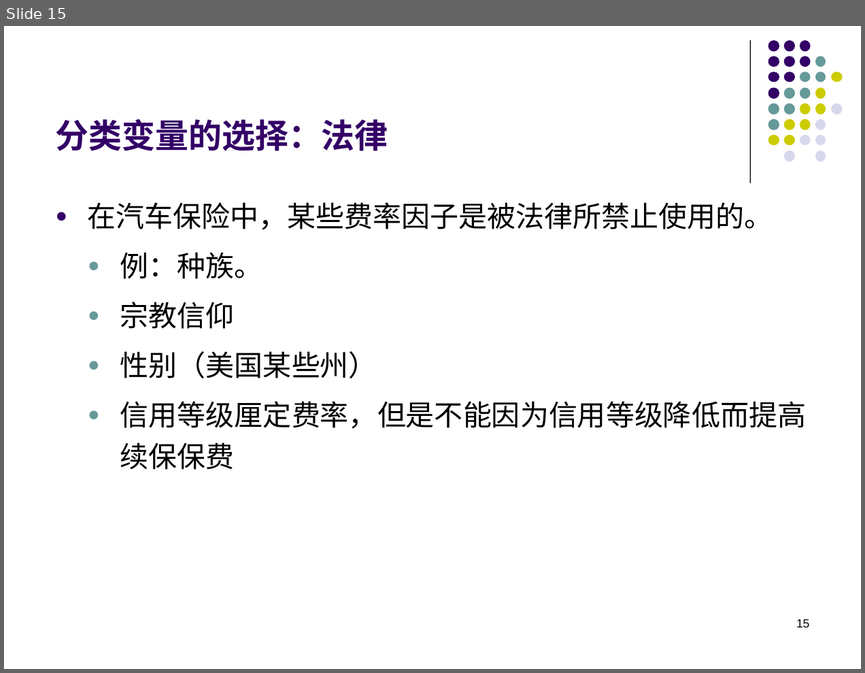
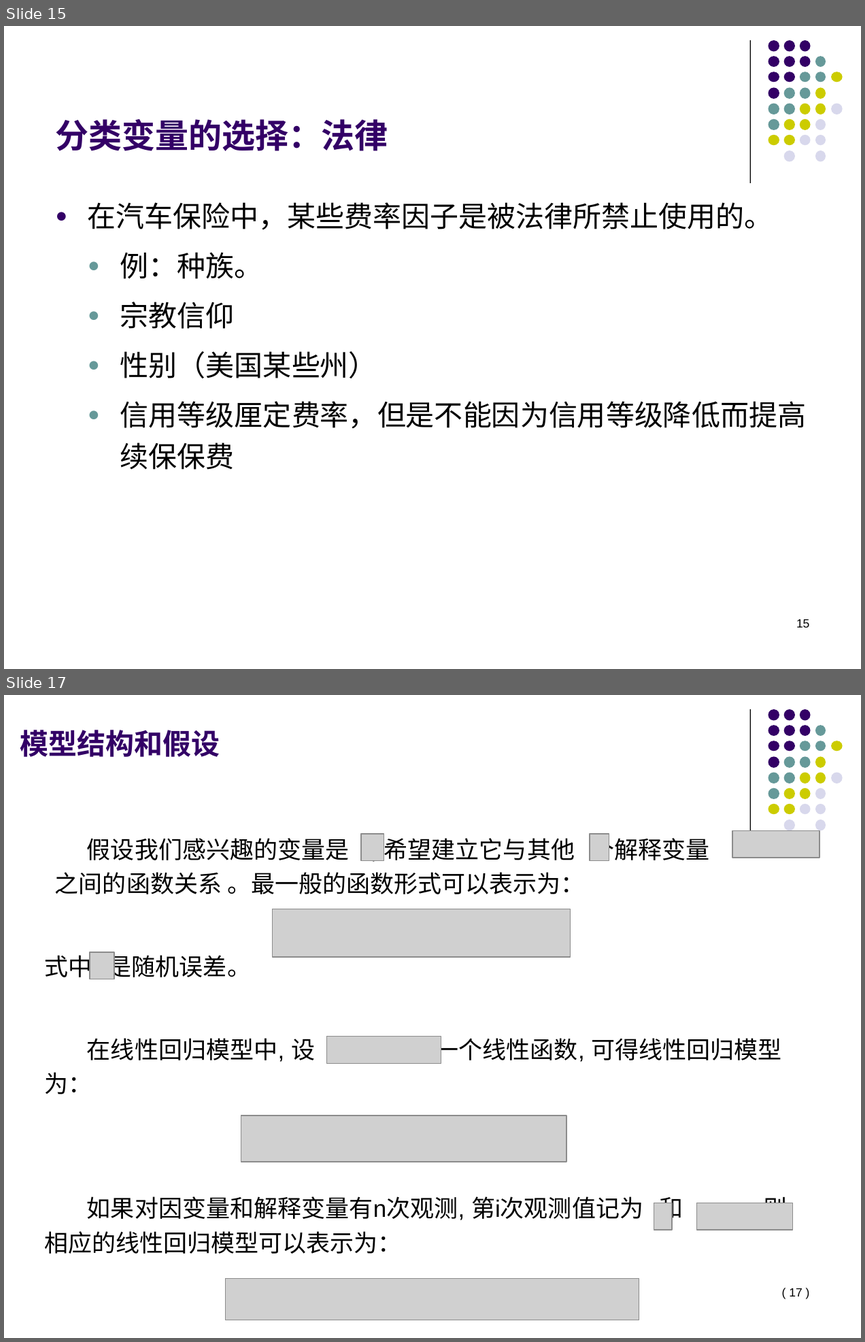
Before and after one commit to lizhengxiao/Non-life-Insurance-Actuarial-Science, a slide deck: Lectures/7 - Classification Rating and Generalized Linear Models.pptx. Shown one above the other, each under a label of ours: slide 15 before the commit, slides 15 and 17 after it; the slides between them are not shown. The pictures are 865x673 and 865x1342 pixels, drawn with LibreOffice and Linux fonts; fonts in the diff are those of the drawing; grey boxes stand for pictures. Boxes give left, top, right and bottom in pixels: in the first picture for what was removed or moved away, otherwise in the second. Text is boxed around its words. In the diff, an @@ line names an element or a change of style, - is before the commit and + after.

```diff
--- a/Lectures/7 - Classification Rating and Generalized Linear Models.pptx
+++ b/Lectures/7 - Classification Rating and Generalized Linear Models.pptx
@@ slide 17 added at <box>4,695,861,1338</box>, background #FFFFFF; not listed: 32 template elements that a slide beside it also shows @@
@@ title added at <box>20,730,220,757</box>, 24 pt, text #330066, bold @@
+模型结构和假设
@@ text added at <box>44,834,782,1253</box>, 20 pt, text #000000 @@
+假设我们感兴趣的变量是 , 希望建立它与其他 个解释变量 之间的函数关系 。最一般的函数形式可以表示为：
+式中 是随机误差。
+在线性回归模型中, 设 是一个线性函数, 可得线性回归模型为：
+如果对因变量和解释变量有n次观测, 第i次观测值记为 和 则相应的线性回归模型可以表示为：
@@ picture added at <box>361,834,384,860</box> @@
@@ picture added at <box>589,834,608,860</box> @@
@@ picture added at <box>732,830,819,857</box> @@
@@ picture added at <box>272,909,570,957</box> @@
@@ picture added at <box>90,952,115,979</box> @@
@@ picture added at <box>327,1036,441,1063</box> @@
@@ picture added at <box>241,1116,566,1162</box> @@
@@ picture added at <box>653,1202,672,1229</box> @@
@@ picture added at <box>696,1202,792,1229</box> @@
@@ picture added at <box>225,1278,638,1321</box> @@
@@ page number added at <box>789,1288,802,1296</box>, 10 pt, text #000000 @@
+( 17 )
```
Also in this commit, not shown: 7 slides changed, 38 other slides added, 2 other files.
